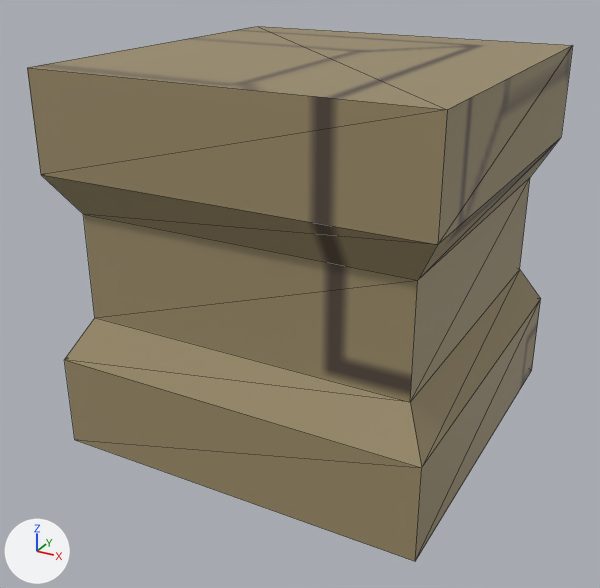
The OBJ model Resources/wall/wall.obj, before and after one commit.
The view is the same before and after, from a 50 mm camera at (1.96, -3.8, 1.58) aimed at (-0.05, -0.15, -0.25). Arrows for +X, +Y and +Z are at lower left; the lights stay in place. Mesh edges are drawn as thin lines. Where no turn or scale is listed for an object, it has been applied to the vertices.
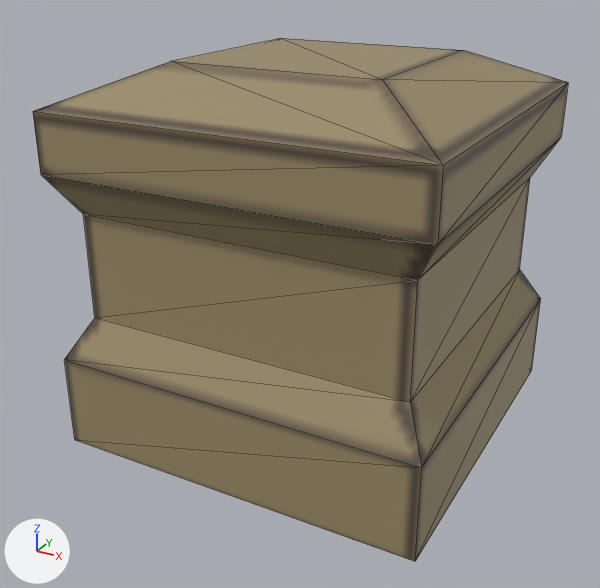
Boxes (x1, y1, x2, y2) around the edits, measured in the pictures (600 x 588 px):
'Cube', reshaped: before (27, 26, 573, 561); after (33, 38, 568, 561)
part 1 of me_cube, built on: before (27, 26, 573, 245); after (33, 38, 568, 245)
part 2 of me_cube, surface changed: (42, 139, 559, 561) in both

The edits, one by one:
me_cube is used by ob_cube; location (0.0, 0.0, 0.0).
me_cube had 24 vertices, 44 faces and spanned x -1.0..1.0, y -1.0..1.0, z -1.0..1.0.
me_cube now has 28 vertices, 52 faces and spans x -1.0..1.0, y -1.0..1.0, z -1.0..1.0.
Part 1, on me_cube:
2 faces are deleted.
4 vertices in x -1.0..1.0, y -1.0..1.0, z 1.0 move by (0.0, 0.0, -0.2).
4 vertices are added at (-0.55, 0.52, 1.0), (0.55, 0.52, 1.0), (-0.55, -0.52, 1.0), (0.55, -0.52, 1.0).
10 new faces join them.
me_cube part 2: 42 kept faces spanning x -1.0..1.0, y -1.0..1.0, z -1.0..0.8 get new texture (UV) coordinates.
